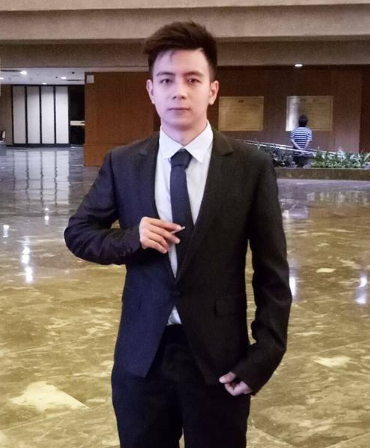
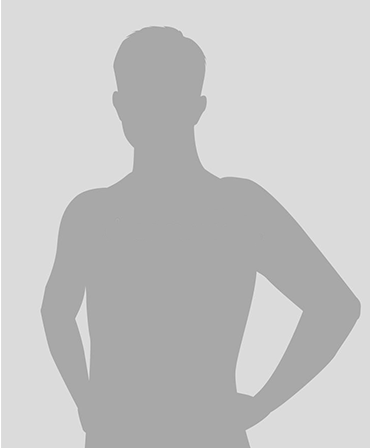
Layered file, before and after one edit (370 x 448). Changes by layer:
added layer "default-photo-placeholder-half-length-portrait-avatar-gray-color-116847351" above "apoev180400145" over [1, 0, 370, 448]
added layer "apoev180400145" above "Layer 1" over [0, 0, 370, 448]
